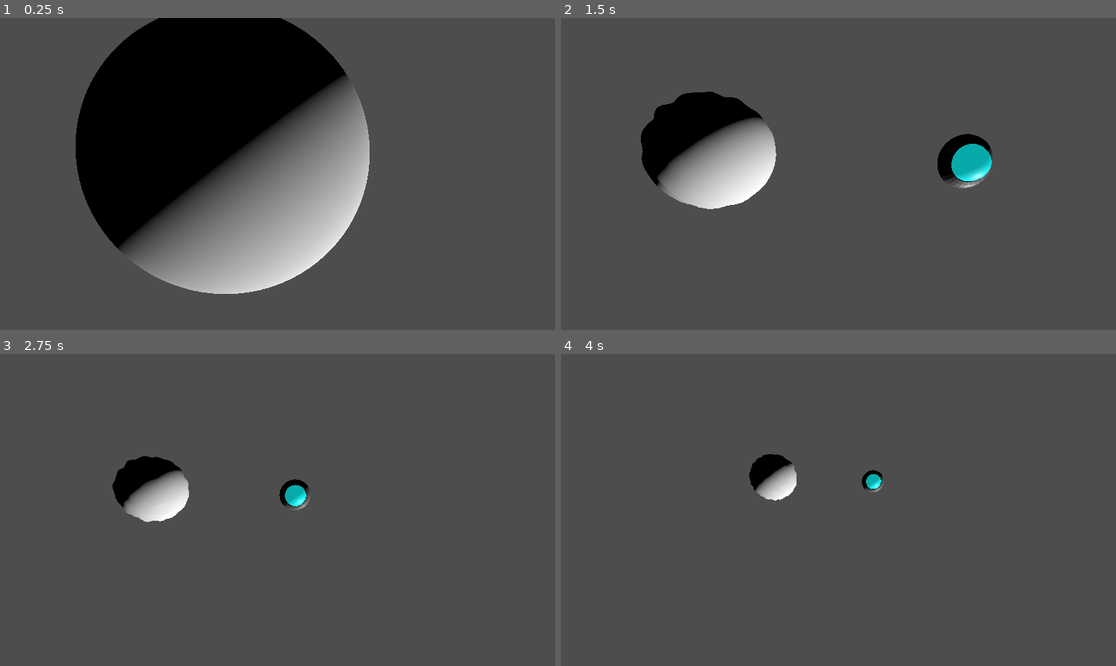
Above: before the commit, frames 1-4 (two rows, left to right).
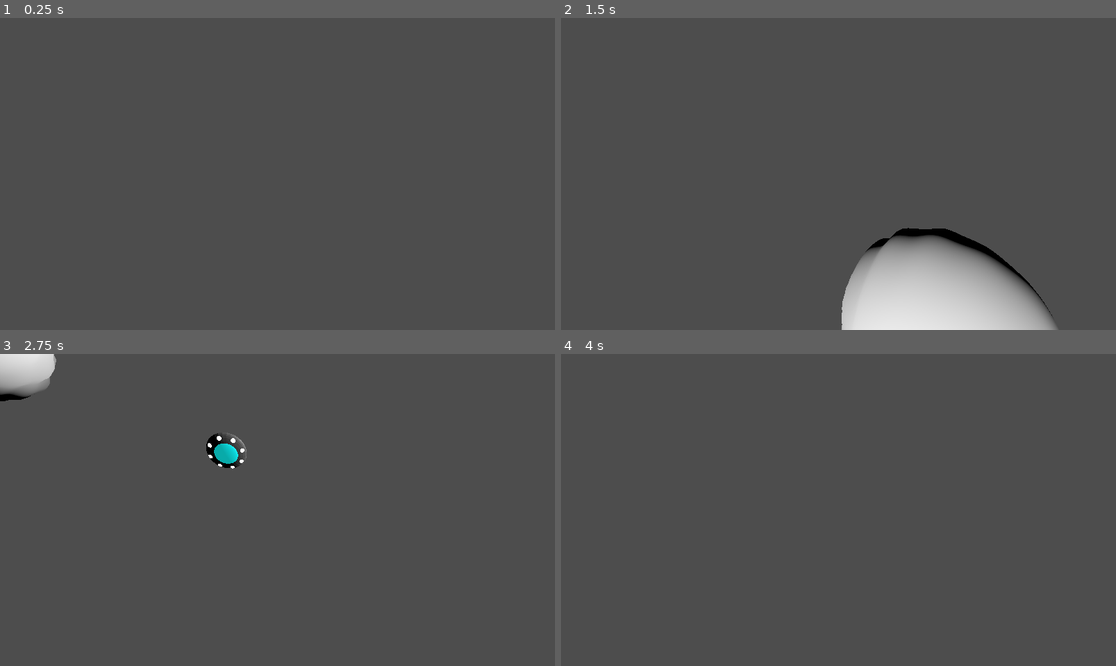
Above: after the commit, the same moments.

Repository: Routund/Earth_shakers
Game: Godot game, scene res://Scenes/test.tscn
The game is run twice, just before and just after one commit, with the same random seed, the same clock (stepped at 60 frames per second) and the same inputs.
Inputs (mouse positions are in pixels of both pictures, inside the frame that each line leads up to):
- Up to frame 1 (0.25 s): no input
- Up to frame 2 (1.5 s): tap Enter at 0.5 s; move the mouse to (960, 158) at 0.52 s; hold Right (right) 0.53-1.28 s; tap Space (jump) at 0.6, 0.77, 1.07, 1.35 s; move the mouse to (727, 189) at 1.27 s; hold S (down) from 1.28 s (still down)
- Up to frame 3 (2.75 s): tap Space (jump) at 1.52, 1.82, 2.1 s; move the mouse to (333, 441) at 2.02 s; release S (down) at 2.03 s; hold Right (right) from 2.03 s (still down)
- Up to frame 4 (4 s): move the mouse to (810, 572) at 2.77 s; release Right (right) at 2.78 s; hold Up (up) 2.78-3.53 s; tap Space (jump) at 2.85, 3.02, 3.32, 3.6, 3.77 s; move the mouse to (1005, 556) at 3.52 s; hold A (left) from 3.53 s (still down)

The runs differ from the first frame. In frame 1, 34% of the frame differs, in the area x 13-67%, y 0-89%; in frame 2, 17%; in frame 3, 4.2%; in frame 4, 1.1%.
Error before the commit: Invalid access to property or key 'impact_points' on a base object of type 'null instance'. (res://Scripts/Gravity.gd:26)

Commit message:
camera movement

Diff:
--- a/Scenes/player.tscn
+++ b/Scenes/player.tscn
@@ -11,4 +11,7 @@
 [node name="CollisionShape3D" type="CollisionShape3D" parent="."]
 shape = SubResource("SphereShape3D_pe1jp")
 
-[node name="Camera3D" type="Camera3D" parent="."]
+[node name="head" type="Node3D" parent="."]
+transform = Transform3D(1, 0, 0, 0, 1, 0, 0, 0, 1, 0, 0.841788, 0)
+
+[node name="Camera3D" type="Camera3D" parent="head"]
--- a/Scenes/test.tscn
+++ b/Scenes/test.tscn
@@ -42,7 +42,7 @@
 transform = Transform3D(1, 0, 0, 0, 1, 0, 0, 0, 1, 9.00284, -4.76837e-07, 0.359719)
 
 [node name="player" parent="." instance=ExtResource("4_n1flc")]
-transform = Transform3D(1, 0, 0, 0, -0.175813, 0.984424, 0, -0.984424, -0.175813, 0.623209, 3.4577, -0.33631)
+transform = Transform3D(1, 0, 0, 0, 1, 0, 0, 0, 1, 0.623209, 3.4577, -0.33631)
 
 [node name="StaticBody3D" type="StaticBody3D" parent="."]
 
--- a/player.gd
+++ b/player.gd
@@ -3,14 +3,28 @@
 
 const SPEED = 5.0
 const JUMP_VELOCITY = 4.5
+const SENS = 0.005
+
+@onready var head = $head
+@onready var camera = $head/Camera3D
+
+func _ready():
+	Input.set_mouse_mode(Input.MOUSE_MODE_CAPTURED)
+
+func _unhandled_input(event):
+	if event is InputEventMouseMotion:
+		rotate_y(-event.relative.x * SENS)
+		camera.rotate_x(-event.relative.y * SENS)
+		camera.rotation.x = clamp(camera.rotation.x, deg_to_rad(-85), deg_to_rad(85))
 
 func _physics_process(delta: float) -> void:
 	# Add the gravity.
 	if not is_on_floor():
-		velocity += Gravity.gravitate(position)
+		#velocity += Gravity.gravitate(position)
+		velocity += get_gravity() * delta
 
 	# Handle jump.
-	if Input.is_action_just_pressed("jump"):
+	if Input.is_action_just_pressed("jump") and is_on_floor():
 		velocity.y = JUMP_VELOCITY
 
 	# Get the input direction and handle the movement/deceleration.
